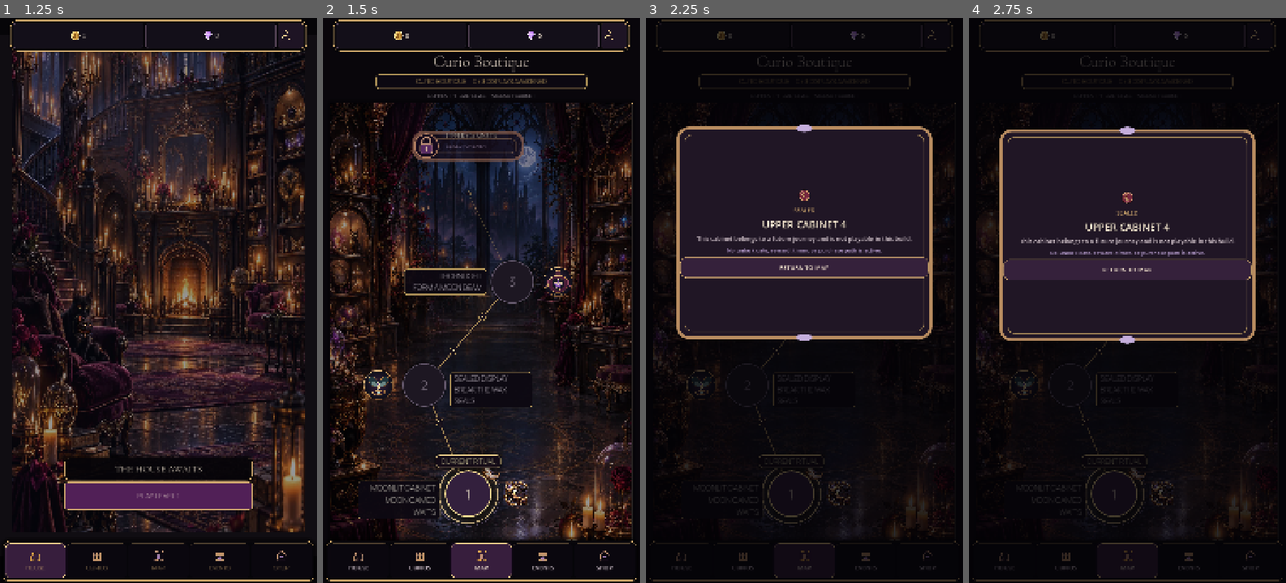
Above: before the commit, frames 1-4 (left to right).
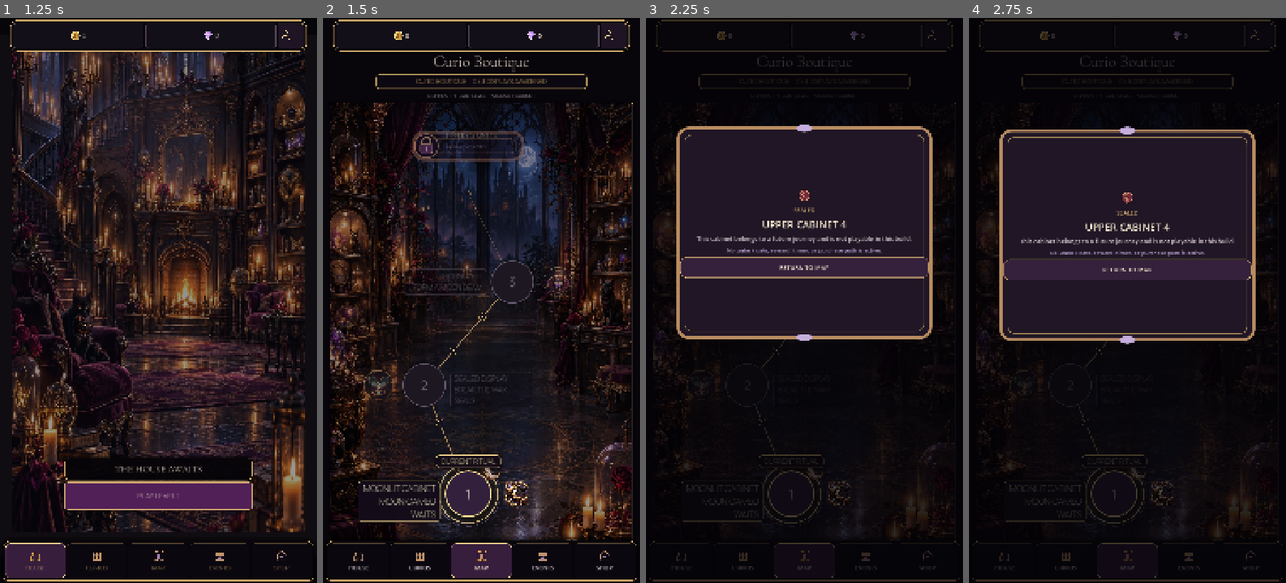
Above: after the commit, the same moments.

Repository: Jay-prodesign/akilta-match3
Game: Godot game, scene res://src/app/app_bootstrap.tscn
The game is run twice, just before and just after one commit, with the same random seed, the same clock (stepped at 60 frames per second) and the same inputs.
Inputs:
- Up to frame 1 (1.25 s): click "ENTER THE HOUSE" at 0.5 s
- Up to frame 2 (1.5 s): click "PLAY LEVEL 1" at 1.25 s
- Up to frame 3 (2.25 s): click "UPPER CABINETS" at 2 s
- Up to frame 4 (2.75 s): no input

Frame 1 is identical in both runs. In frame 2, 1.9% of the frame differs, in the area x 10-79%, y 20-90%; in frame 3, 0.2%; in frame 4, 0.2%.

Commit message:
Make the current ritual dominate the authored route

Diff:
--- a/src/ui/map/chapter_route_view.gd
+++ b/src/ui/map/chapter_route_view.gd
@@ -174,6 +174,7 @@
 	if _future_seal_button != null:
 		ProductionChrome.apply_interactive_button(_future_seal_button, false, "chapter_future_seal")
 		_future_seal_button.tooltip_text = "Upper cabinets · future journey · no active unlock"
+		_future_seal_button.modulate = Color(1, 1, 1, 0.68)
 		_bind_route_tactile(_future_seal_button, "future_seal", 0.982)
 		_future_seal_button.pressed.connect(_request_future_cabinets)
 
@@ -271,8 +272,62 @@
 		button.tooltip_text = _tooltip_for(level_number)
 		label.text = _caption(level_number, completed)
 		_apply_node_style(button, state)
+		_apply_route_item_hierarchy(level_number, state)
 	_update_frontier_focus()
 	queue_redraw()
+
+func _apply_route_item_hierarchy(level_number: int, state: String) -> void:
+	var label := _level_labels.get(level_number) as Label
+	var art := get_node_or_null("RelicArt%d" % level_number) as TextureRect
+	if label == null:
+		return
+	var plate := StyleBoxFlat.new()
+	plate.set_corner_radius_all(10)
+	plate.content_margin_left = 14.0
+	plate.content_margin_top = 5.0
+	plate.content_margin_right = 14.0
+	plate.content_margin_bottom = 5.0
+	match state:
+		"current":
+			label.modulate = Color.WHITE
+			label.add_theme_font_size_override("font_size", 30)
+			label.add_theme_color_override("font_color", Color("#FFF3D5"))
+			plate.bg_color = Color("#140C19", 0.97)
+			plate.border_color = Color("#F2D48F", 0.92)
+			plate.set_border_width_all(2)
+			plate.shadow_color = Color(0, 0, 0, 0.60)
+			plate.shadow_size = 10
+			if art != null:
+				art.modulate = Color(1, 1, 1, 1.0)
+		"completed":
+			label.modulate = Color(1, 1, 1, 0.74)
+			label.add_theme_font_size_override("font_size", 25)
+			label.add_theme_color_override("font_color", Color("#D8C9D5"))
+			plate.bg_color = Color("#0E0A12", 0.76)
+			plate.border_color = Color(GOLD, 0.30)
+			plate.set_border_width_all(1)
+			if art != null:
+				art.modulate = Color(1, 1, 1, 0.72)
+		"available":
+			label.modulate = Color(1, 1, 1, 0.86)
+			label.add_theme_font_size_override("font_size", 26)
+			label.add_theme_color_override("font_color", BONE)
+			plate.bg_color = Color("#100B15", 0.84)
+			plate.border_color = Color(LILAC, 0.42)
+			plate.set_border_width_all(1)
+			if art != null:
+				art.modulate = Color(1, 1, 1, 0.84)
+		_:
+			label.modulate = Color(1, 1, 1, 0.58)
+			label.add_theme_font_size_override("font_size", 25)
+			label.add_theme_color_override("font_color", Color("#B7A8B9"))
+			plate.bg_color = Color("#0B0810", 0.62)
+			plate.border_color = Color("#766A7B", 0.22)
+			plate.set_border_width_all(1)
+			if art != null:
+				art.modulate = Color(1, 1, 1, 0.46)
+	label.add_theme_stylebox_override("normal", plate)
+
 
 func _resolve_frontier_level() -> int:
 	if canonical_level_cap <= 0:
